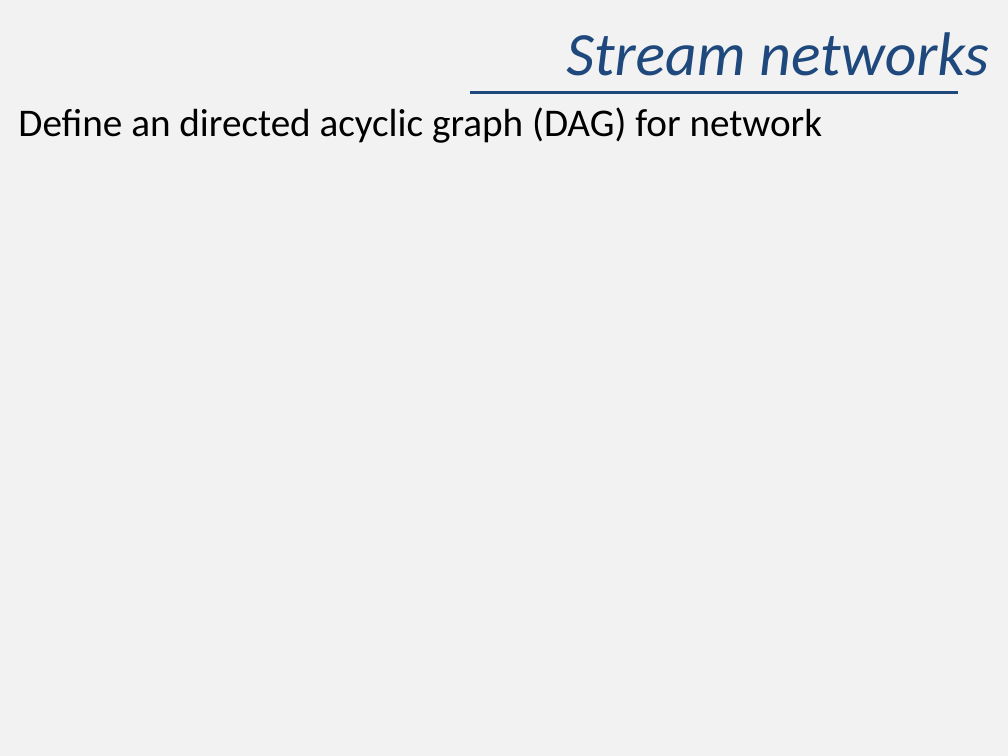
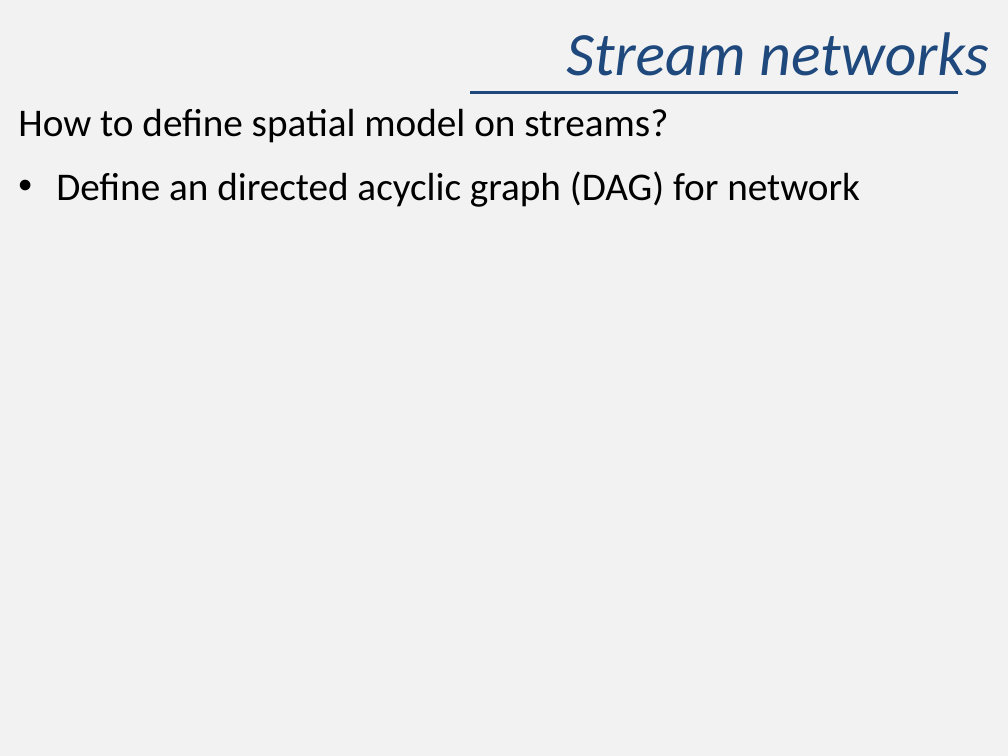
Before and after one commit to James-Thorson/2018_FSH556, a slide deck: slide 8 of Week 9 -- Movement and network models/Lecture 9/Lecture 9 -- stream network.pptx (slide 6 before the commit). Drawn at 1008x756 pixels with LibreOffice and Linux fonts; fonts in the diff are those of the drawing; grey boxes stand for pictures; background and template pictures are left out. Boxes give left, top, right and bottom in pixels: in the first picture for what was removed or moved away, otherwise in the second. Text is boxed around its words. In the diff, an @@ line names an element or a change of style, - is before the commit and + after.

Commit message:
added 3-pass depletion to stream-network example

```diff
--- a/Week 9 -- Movement and network models/Lecture 9/Lecture 9 -- stream network.pptx
+++ b/Week 9 -- Movement and network models/Lecture 9/Lecture 9 -- stream network.pptx
@@ text at [18,108,668,143]: paragraph added @@
+How to define spatial model on streams?
@@ text at [56,171,860,207]: bullet none to • @@
```
Also in this commit, not shown: 4 other slides changed, 3 slides added, 2 other files.
